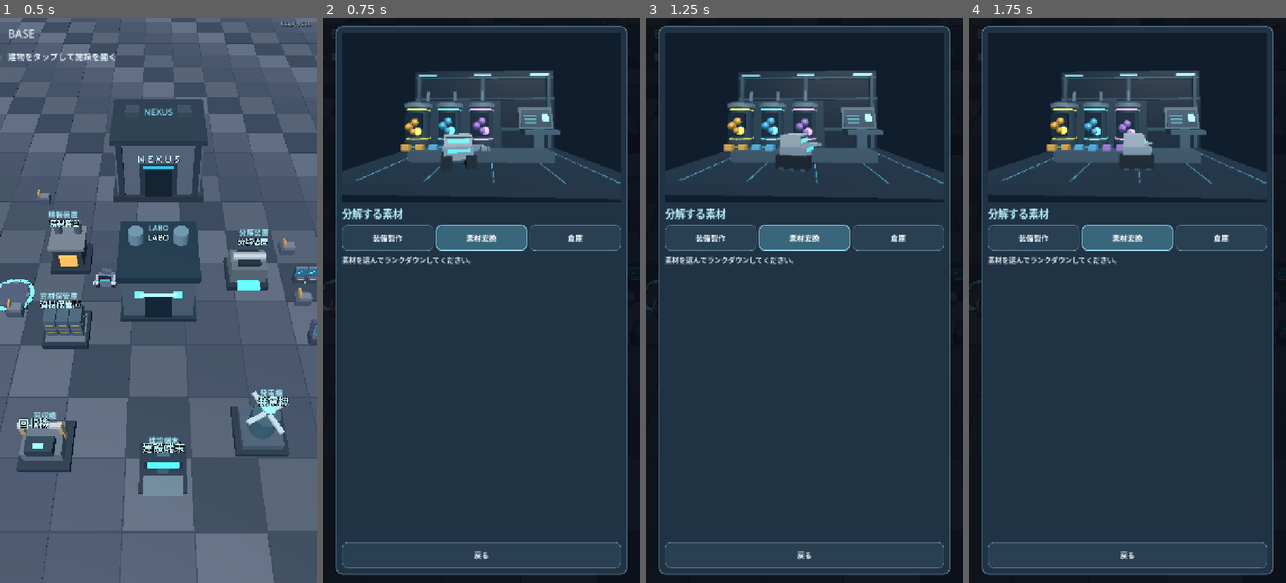
Above: before the commit, frames 1-4 (left to right).
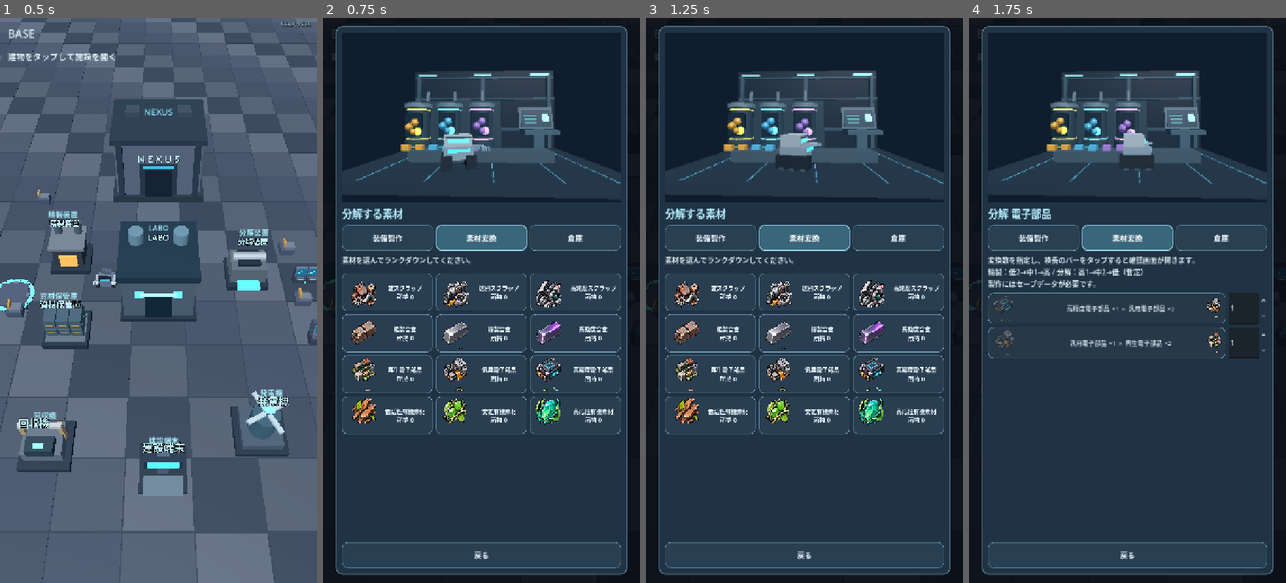
Above: after the commit, the same moments.

Repository: shejklgaia-png/-
Game: Godot game, scene res://scenes/base_exploration.tscn
Two runs of this game, one before a commit and one after it. Both use one fixed random seed, a clock stepped at 60 frames per second and the inputs below.
Inputs (mouse positions are in pixels of both pictures, inside the frame that each line leads up to):
- Up to frame 1 (0.5 s): no input
- Up to frame 2 (0.75 s): tap Enter at 0.5 s; move the mouse to (551, 272) at 0.52 s; hold Right (ui_right) from 0.53 s (still down); tap G at 0.6 s; click (551, 272) at 0.67 s
- Up to frame 3 (1.25 s): keep holding Right (ui_right); tap Space at 0.77 s
- Up to frame 4 (1.75 s): release Right (ui_right) at 1.25 s; click (1032, 373) at 1.25 s, where only the run after the commit has a clickable "再生電子部品 所持 0"

Frame 1 is identical in both runs. In frame 2, 5.2% of the frame differs, in the area x 6-94%, y 45-74%; in frame 3, 5.2%; in frame 4, 3.4%.
Error before the commit: Invalid assignment of property or key 'icon_max_width' with value of type 'int' on a base object of type 'Button'. (res://scripts/base_facility_system.gd:962)

Commit message:
fix(labo): use supported scaled WebP icons and fit all seven equipment tabs without scrolling

Diff:
--- a/scripts/base_facility_system.gd
+++ b/scripts/base_facility_system.gd
@@ -865,7 +865,8 @@
     if diagnostic_button.visible:
         _diag_step("icon " + item_id + " loading")
     var texture: Texture2D = (IconAtlas.equipment_icon(item_id)
-        if equipment else IconAtlas.material_icon(item_id))
+        if equipment else (IconAtlas.material_icon_sized(item_id, MATERIAL_ICON_WIDTH)
+        if card.name.begins_with("MaterialIcon_") else IconAtlas.material_icon(item_id)))
     if texture != null:
         card.icon = texture
         card.texture_filter = (
@@ -959,7 +960,6 @@
     # Android native Button can otherwise draw full 72px material artwork
     # beyond the text/layout rect, producing tiny adjacent-row fragments.
     card.expand_icon = true
-    card.icon_max_width = MATERIAL_ICON_WIDTH if material_choice else 62
     card.size_flags_horizontal = Control.SIZE_EXPAND_FILL
     card.mouse_filter = Control.MOUSE_FILTER_STOP
     card.autowrap_mode = TextServer.AUTOWRAP_WORD_SMART
@@ -1056,33 +1056,30 @@
         grid.name = "WarehouseMaterials"
         grid.configure(entries, 3, "materials")
     else:
-        # Reuse the craft slot interaction instead of Android OptionButton.
-        # Seven compact native Buttons are horizontally swipeable on phones.
-        var scroll := ScrollContainer.new()
-        scroll.name = "WarehouseHangerScroll"
-        scroll.custom_minimum_size.y = 57.0
-        scroll.size_flags_horizontal = Control.SIZE_EXPAND_FILL
-        scroll.horizontal_scroll_mode = ScrollContainer.SCROLL_MODE_AUTO
-        scroll.vertical_scroll_mode = ScrollContainer.SCROLL_MODE_DISABLED
-        modal_actions.add_child(scroll)
+        # Seven fixed tabs. The entire hanger stays visible without a
+        # horizontal ScrollContainer, even when Android has a narrow viewport.
         var hanger := HBoxContainer.new()
         hanger.name = "WarehouseHangerTabs"
-        hanger.add_theme_constant_override("separation", 6)
-        scroll.add_child(hanger)
+        hanger.size_flags_horizontal = Control.SIZE_EXPAND_FILL
+        hanger.custom_minimum_size.y = 47.0
+        hanger.add_theme_constant_override("separation", 2)
+        modal_actions.add_child(hanger)
         var hanger_group := ButtonGroup.new()
         for slot_index in range(SeraSave.EQUIPMENT_SLOTS.size()):
             var slot: String = str(SeraSave.EQUIPMENT_SLOTS[slot_index])
             var tab := Button.new()
             tab.name = "HangerSlot_" + slot
-            tab.text = _warehouse_slot_name(slot)
-            tab.custom_minimum_size = Vector2(87, 48)
+            tab.text = _slot_tab_caption(slot)
+            tab.tooltip_text = _warehouse_slot_name(slot)
+            tab.custom_minimum_size = Vector2(0, 44)
+            tab.size_flags_horizontal = Control.SIZE_EXPAND_FILL
+            tab.add_theme_font_size_override("font_size", 12)
+            tab.text_overrun_behavior = TextServer.OVERRUN_TRIM_ELLIPSIS
             tab.toggle_mode = true
             tab.button_group = hanger_group
             tab.button_pressed = warehouse_slot == slot
             tab.pressed.connect(_select_warehouse_slot.bind(slot_index))
             hanger.add_child(tab)
-            if warehouse_slot == slot:
-                scroll.call_deferred("ensure_control_visible", tab)
         grid.name = "WarehouseEquipment"
         grid.entry_pressed.connect(_on_warehouse_entry_pressed)
         var junk_button := Button.new()
@@ -1096,6 +1093,20 @@
         _show_warehouse_equipment(grid)
     _configure_page_scroll(93 if section == "materials" else 176)
     _sync_section_tabs()
+
+func _slot_tab_caption(slot: String) -> String:
+    # Two Japanese glyphs on tablets; single glyph on narrow phones.
+    var tight: bool = get_viewport().get_visible_rect().size.x < 520.0
+    match slot:
+        "head": return "頭" if tight else "頭部"
+        "torso": return "胴" if tight else "胴体"
+        "arms": return "腕" if tight else "腕部"
+        "legs": return "脚" if tight else "脚部"
+        "booster": return "推" if tight else "推進"
+        "weapon_r": return "右" if tight else "右手"
+        "weapon_l": return "左" if tight else "左手"
+    return slot
+
 
 func _warehouse_slot_name(slot: String) -> String:
     match slot:
@@ -1229,24 +1240,27 @@
             modal_body.text += "\nセーブの空きがありません。NEXUSで既存データを読み込んでください。"
     if not prototype_notice.is_empty():
         modal_body.text += "\n" + prototype_notice
-    var tab_scroll := ScrollContainer.new()
-    tab_scroll.name = "CraftSlotScroll"
-    tab_scroll.custom_minimum_size.y = 57
-    tab_scroll.horizontal_scroll_mode = ScrollContainer.SCROLL_MODE_AUTO
-    tab_scroll.vertical_scroll_mode = ScrollContainer.SCROLL_MODE_DISABLED
-    modal_actions.add_child(tab_scroll)
+    # Identical fixed-width seven-tab layout for craft and warehouse.
+    # Short localized labels preserve tap targets without sideways scrolling.
     var slot_tabs := HBoxContainer.new()
-    slot_tabs.add_theme_constant_override("separation", 6)
-    tab_scroll.add_child(slot_tabs)
+    slot_tabs.name = "CraftSlotTabs"
+    slot_tabs.size_flags_horizontal = Control.SIZE_EXPAND_FILL
+    slot_tabs.custom_minimum_size.y = 47.0
+    slot_tabs.add_theme_constant_override("separation", 2)
+    modal_actions.add_child(slot_tabs)
     var group := ButtonGroup.new()
     for slot in SeraSave.EQUIPMENT_SLOTS:
         var b := Button.new()
         b.name = "CraftSlot_" + str(slot)
-        b.text = _warehouse_slot_name(str(slot))
+        b.text = _slot_tab_caption(str(slot))
+        b.tooltip_text = _warehouse_slot_name(str(slot))
         b.toggle_mode = true
         b.button_group = group
         b.button_pressed = craft_slot == str(slot)
-        b.custom_minimum_size = Vector2(86, 48)
+        b.custom_minimum_size = Vector2(0, 44)
+        b.size_flags_horizontal = Control.SIZE_EXPAND_FILL
+        b.add_theme_font_size_override("font_size", 12)
+        b.text_overrun_behavior = TextServer.OVERRUN_TRIM_ELLIPSIS
         b.pressed.connect(_select_craft_slot.bind(str(slot)))
         slot_tabs.add_child(b)
     var grid := _new_grid("PrototypeGrid", 1)
@@ -1438,13 +1452,12 @@
         modal_actions.add_child(row)
         var bar := Button.new()
         bar.name = "ConvertRank_" + str(rank)
-        bar.icon = IconAtlas.material_icon(source_id)
+        bar.icon = IconAtlas.material_icon_sized(source_id, 48)
         bar.icon_alignment = HORIZONTAL_ALIGNMENT_LEFT
         bar.vertical_icon_alignment = VERTICAL_ALIGNMENT_CENTER
         bar.size_flags_horizontal = Control.SIZE_EXPAND_FILL
         bar.custom_minimum_size.y = 66
         bar.expand_icon = true
-        bar.icon_max_width = 48
         bar.clip_contents = true
         bar.alignment = HORIZONTAL_ALIGNMENT_CENTER
         bar.add_theme_font_size_override("font_size", 14)
@@ -1458,7 +1471,7 @@
         # Second icon is a visual child only; native Button remains full tap area.
         var output_icon := TextureRect.new()
         output_icon.name = "ConvertOutputIcon_" + str(rank)
-        output_icon.texture = IconAtlas.material_icon(target_id)
+        output_icon.texture = IconAtlas.material_icon_sized(target_id, 44)
         output_icon.texture_filter = CanvasItem.TEXTURE_FILTER_NEAREST
         output_icon.mouse_filter = Control.MOUSE_FILTER_IGNORE
         output_icon.clip_contents = true
